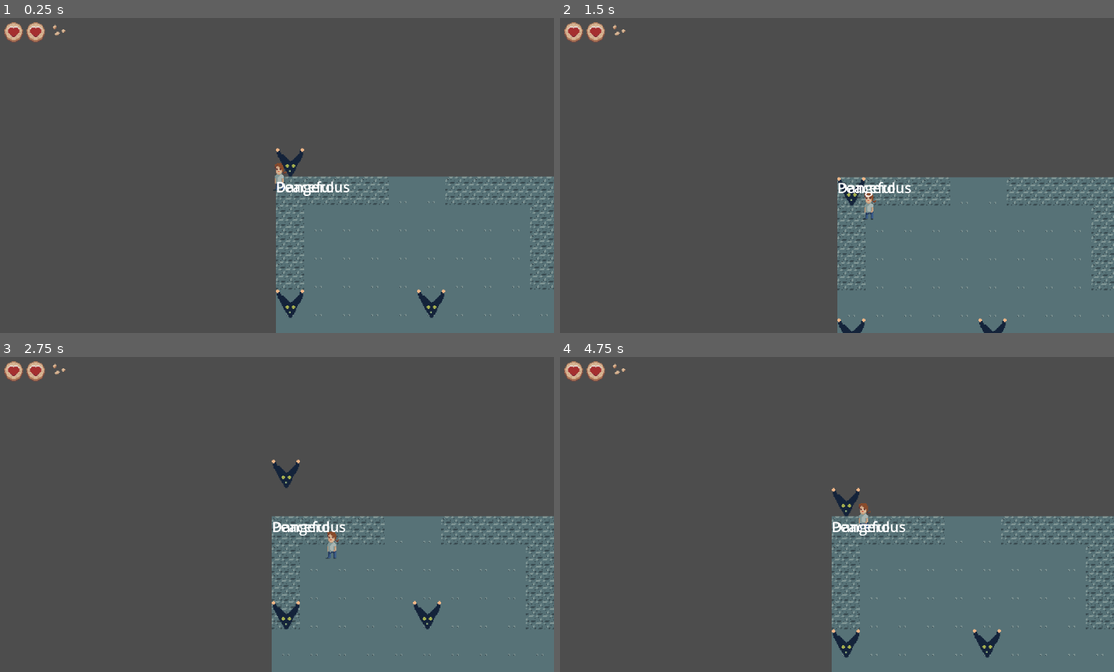
Above: before the commit, frames 1-4 (two rows, left to right).
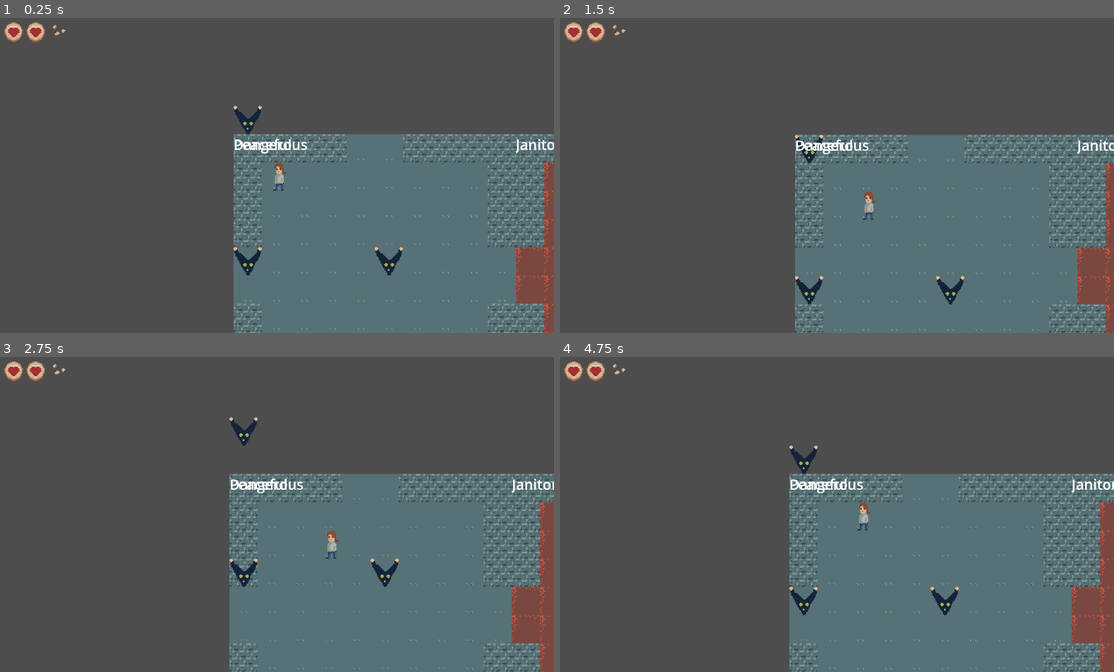
Above: after the commit, the same moments.

Repository: milomccarty99/ld-58
Game: Godot game, scene res://scenes/world.tscn
Same seed, same stepped clock (60 frames per second), same inputs: the game is played once before the commit and once after it.
Inputs (mouse positions are in pixels of both pictures, inside the frame that each line leads up to):
- Up to frame 1 (0.25 s): no input
- Up to frame 2 (1.5 s): move the mouse to (953, 159) at 0.52 s; press the mouse at (953, 159) at 0.53 s; hold D (right) 0.53-1.28 s; move the mouse to (720, 191) at 1.27 s; release the mouse at (720, 191) at 1.28 s; hold S (down) from 1.28 s (still down); tap Q (swap_weapon_L) at 1.35 s
- Up to frame 3 (2.75 s): tap Enter at 2 s; move the mouse to (326, 442) at 2.02 s; release S (down) at 2.03 s; hold D (right) from 2.03 s (still down); hold E (swap_weapon_R) from 2.03 s (still down)
- Up to frame 4 (4.75 s): move the mouse to (803, 577) at 2.77 s; release D (right) at 2.78 s; release E (swap_weapon_R) at 2.78 s; hold W (up) 2.78-3.53 s; click (803, 577) at 2.85 s; tap Space at 3.5 s; move the mouse to (1003, 561) at 3.52 s; hold Q (swap_weapon_L) 3.53-4.28 s; hold A (left) from 3.53 s (still down); move the mouse to (659, 464) at 4.27 s; tap E (swap_weapon_R) at 4.35 s

The runs differ from the first frame. In frame 1, 14% of the frame differs, in the area x 42-100%, y 27-100%; in frame 2, 14%; in frame 3, 15%, in the area x 41-100%, y 19-100%; in frame 4, 15%.

Commit message:
added wall collisions

Diff:
--- a/scenes/world.tscn
+++ b/scenes/world.tscn
@@ -9,13 +9,12 @@
 [ext_resource type="Texture2D" uid="uid://d3rortgtgeujk" path="res://images/assortment.png" id="8_7r4gi"]
 [ext_resource type="Script" uid="uid://ddwq2uiwp6kpm" path="res://scripts/health.gd" id="8_e3hyu"]
 [ext_resource type="Texture2D" uid="uid://cub3860npe3eq" path="res://images/ProtagIdle.png" id="8_w7kh3"]
-[ext_resource type="Script" uid="uid://cqyxxlv46qiu6" path="res://scripts/healing.gd" id="9_e3hyu"]
+[ext_resource type="Script" path="res://scripts/healing.gd" id="9_e3hyu"]
 [ext_resource type="Texture2D" uid="uid://mnsxed30kkuq" path="res://images/CookieHealth.png" id="9_jhx03"]
 [ext_resource type="Texture2D" uid="uid://cxawsbs4iea12" path="res://images/Source_indoor_tiles_all.png" id="9_w7kh3"]
 [ext_resource type="Texture2D" uid="uid://bv7qpscfhak0b" path="res://images/CookieHealthCrumbles1.png" id="9_xo05s"]
 [ext_resource type="Texture2D" uid="uid://c2jyrqximc7fd" path="res://images/CookieHealthCrumbles2.png" id="10_dss4m"]
-[ext_resource type="Script" uid="uid://cweek32yp1pba" path="res://scripts/damagetaken.gd" id="10_o8fc1"]
-[ext_resource type="Script" uid="uid://dxc06wq1qhdn1" path="res://scenes/collision_shape_2d.gd" id="10_w7kh3"]
+[ext_resource type="Script" path="res://scripts/damagetaken.gd" id="10_o8fc1"]
 [ext_resource type="Script" path="res://scenes/collision_shape_2d.gd" id="10_w7kh3"]
 [ext_resource type="AudioStream" uid="uid://dw3asfkgw5weq" path="res://music/UndergroundAccess.wav" id="11_q5onr"]
 [ext_resource type="Script" uid="uid://brbukdlla7y4c" path="res://scripts/music.gd" id="12_jhx03"]
@@ -541,10 +540,6 @@
 drag_vertical_offset = -0.1
 
 [node name="RichTextLabel" type="RichTextLabel" parent="Player"]
-offset_left = -794.0
-offset_top = -125.0
-offset_right = -332.0
-offset_bottom = 131.0
 visible = false
 offset_left = -562.0
 offset_top = -313.0
@@ -618,6 +613,7 @@
 [node name="CookieHealth3" type="Sprite2D" parent="UI/Control/FullHeart3"]
 position = Vector2(77.5, 19.5)
 texture = ExtResource("9_jhx03")
+
 [node name="AudioStreamPlayer2D" type="AudioStreamPlayer2D" parent="."]
 stream = ExtResource("11_q5onr")
 autoplay = true
--- a/scripts/level.gd
+++ b/scripts/level.gd
@@ -31,6 +31,26 @@
 # Boiler room :
 #	- two rooms in the center with boilers
 # 	- room made of boxes
+
+
+func is_world_position_valid(worldPos : Vector2) ->bool :
+	var translateCoord = (worldPos - Vector2(16,16)) / 32
+	return is_tile_position_valid(translateCoord)
+
+func is_tile_position_valid(pos: Vector2) -> bool:
+	var tileId = $"../TileMapLayer".get_cell_atlas_coords(pos)
+	if tileId.x == -1 and tileId.y == -1:
+		return false
+	return is_tile_id_walkable(tileId)
+
+
+func is_tile_id_walkable(tileId ) -> bool:
+	print(tileId)
+	var valid_walkable_tiles = [Vector2(4,2), Vector2(3,6), Vector2(11,2)] # ------ replace this with new
+	for i in range(0, valid_walkable_tiles.size()):
+		if valid_walkable_tiles[i].x == tileId.x and valid_walkable_tiles[i].y == tileId.y:
+			return true
+	return false
 
 func _enter_tree() -> void:
 
@@ -199,7 +219,7 @@
 	for i in range(0, width):
 		for j in range(0, height):
 			if (included[i + width * j]):
-				var tile_indexed = [Vector2(4,2), Vector2(3,6), Vector2(11,2)]
+				var tile_indexed = [Vector2(4,2), Vector2(3,6), Vector2(11,2)] # ------ replace these with newer tiles
 				var splash = m[i + width * j] % tile_indexed.size()
 				#tileMap.set_cell(Vector2(i,j),1, tile_indexed[splash])
 				var room_to_instance = room_scene_preload.instantiate()
--- a/scripts/player.gd
+++ b/scripts/player.gd
@@ -6,8 +6,8 @@
 var equippedWeapon = "fist"
 
 func _enter_tree() -> void:
-	position.x = 0 #+ 320aaa
-	position.y = 0 #+ 320
+	position.x = 32 + 16 #+ 320aaa
+	position.y = 32 + 16 #+ 320
 
 func _process(_delta: float) -> void:
 	#get_node("CollisionShape2D")
@@ -15,18 +15,34 @@
 	var has_moved : bool = false;
 	if Input.is_action_just_pressed("up"):
 		position.y -= 32
+		if $"../Environment/BoilerRoom".is_world_position_valid(position):
+			pass
+		else:
+			position.y += 32
 		turnTake = 1
 		has_moved = true
 	if Input.is_action_just_pressed("down"):
 		position.y += 32
+		if $"../Environment/BoilerRoom".is_world_position_valid(position):
+			pass
+		else:
+			position.y -= 32
 		turnTake = 1
 		has_moved = true
 	if Input.is_action_just_pressed("left"):
 		position.x -= 32
+		if $"../Environment/BoilerRoom".is_world_position_valid(position):
+			pass
+		else:
+			position.x += 32
 		turnTake = 1
 		has_moved = true
 	if Input.is_action_just_pressed("right"):
 		position.x += 32
+		if $"../Environment/BoilerRoom".is_world_position_valid(position):
+			pass
+		else:
+			position.x -= 32
 		turnTake = 1
 		has_moved = true
 	#print (" x,y {}{}", position.x, position.y)
--- a/scripts/title_screen.gd
+++ b/scripts/title_screen.gd
@@ -26,11 +26,7 @@
 			AudioServer.set_bus_volume_db(AudioServer.get_bus_index("Master"),1)
 
 func _on_sb_pressed()->void:
-	#get_tree().change_scene_to_file("res://scenes/world.tscn")
-	$"../Timer".set_process(false)
-	$"../Timer".start()
-
-
+	get_tree().change_scene_to_file("res://scenes/world.tscn")
 
 func _on_cb_pressed()->void:
 	get_tree().change_scene_to_file("res://scenes/credits.tscn")
Not shown: 1 places in scenes/world.tscn that only renumber resources
